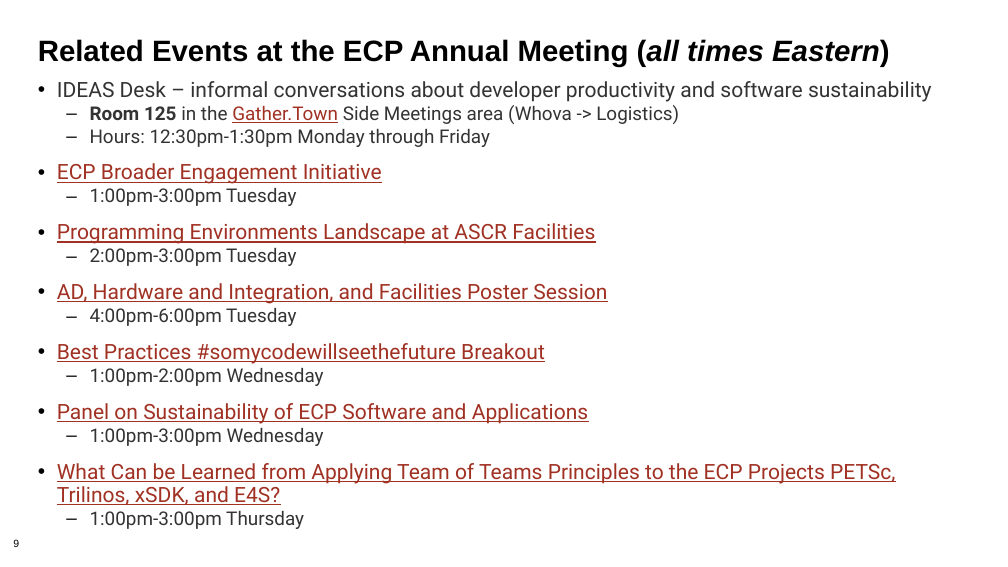
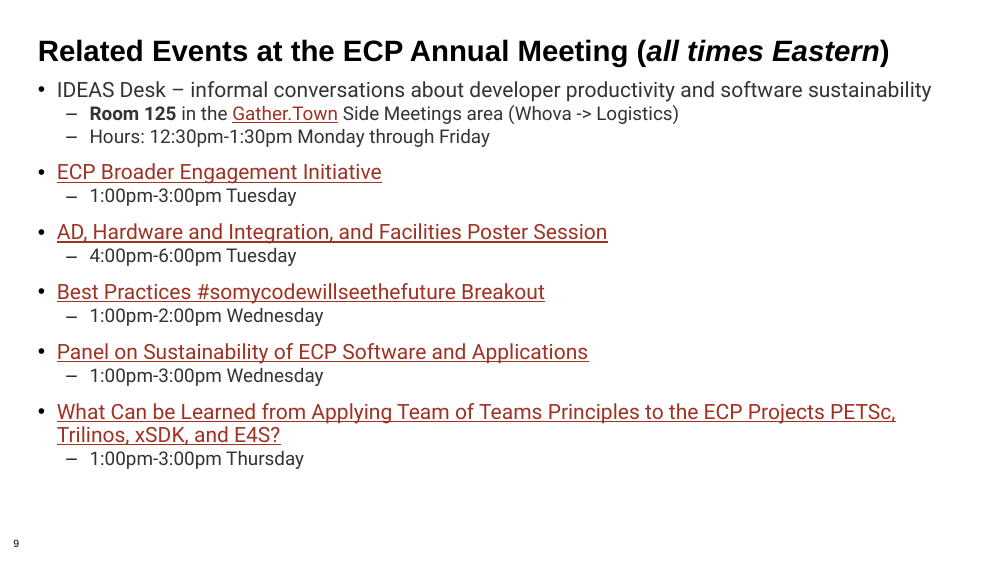
Before and after one commit to bssw-tutorial/presentations, a slide deck: slide 9 of summary-testing.pptx. Drawn at 1008x567 pixels with LibreOffice and Linux fonts; fonts in the diff are those of the drawing; background and template pictures are left out. Boxes give left, top, right and bottom in pixels: in the first picture for what was removed or moved away, otherwise in the second. Text is boxed around its words. In the diff, an @@ line names an element or a change of style, - is before the commit and + after.

Commit message:
Removed one event from the list of related events
The Programming Environment session has nothing to do with IDEAS

```diff
--- a/summary-testing.pptx
+++ b/summary-testing.pptx
@@ text at box(57, 223, 595, 266): paragraphs removed @@
-• Programming Environments Landscape at ASCR Facilities
-  – 2:00pm-3:00pm Tuesday
```
